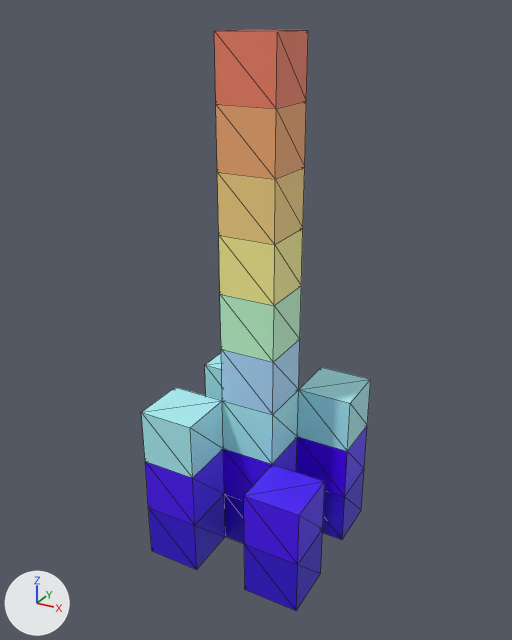
Before and after pictures for a commit that changed the glTF model mxrc_rev/public/model/blocks_3.glb.
The view is the same before and after, from a 50 mm camera at (12.48, -17.43, 17.58) aimed at (1.86, 1.89, 7.92). Every picture has the same lights, and +X, +Y and +Z are marked at lower left. Mesh edges are drawn as thin lines. Vertices at the same position are counted once.
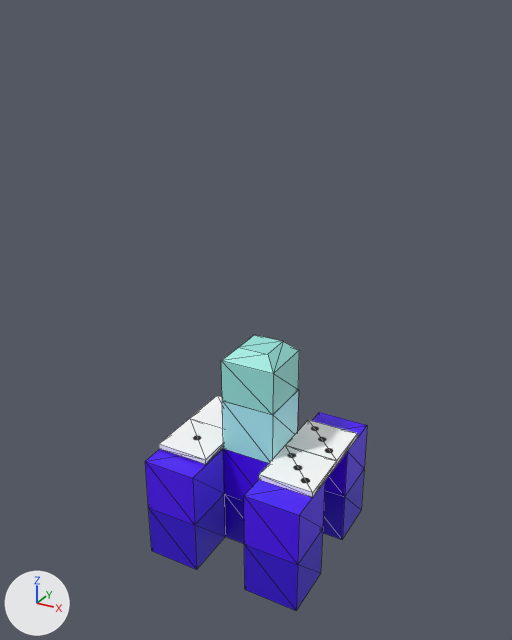
Edits to the bpy script that builds the scene:
```text
Change me_cube_300:
    remove me_cube_300.from_pydata(...)  # 8 vertices, 12 faces; spans x -1.0..1.0, y -1.0..1.0, z 3.0..5.0
    remove me_cube_300.materials.append(mat_pkhg_074)  # cyan #acf3f9
    add me_cube_300.from_pydata(...)  # 8 vertices, 12 faces; spans x -1.0..1.0, y -1.0..1.0, z -1.0..1.0
    me_cube_300 part 1: 8 vertices removed from x -1.0..1.0, y -1.0..1.0, z 3.0..5.0
    me_cube_300 part 2: 8 vertices added at x -1.0..1.0, y -1.0..1.0, z -1.0..1.0, forming a box
    add me_cube_300.materials.append(mat_material_010)  # picture img_dice
Change me_cube_303:
    remove me_cube_303.from_pydata(...)  # 8 vertices, 12 faces; spans x -1.0..1.0, y 3.0..5.0, z 3.0..5.0
    remove me_cube_303.materials.append(mat_pkhg_077)  # cyan #acf3f9
    add me_cube_303.from_pydata(...)  # 12 vertices, 20 faces; spans x -1.0..1.0, y -1.0..1.0, z -1.0..1.0
    me_cube_303 part 9: 12 vertices added at x -1.0..1.0, y -1.0..1.0, z -1.0..1.0
    me_cube_303 part 10: 8 vertices removed from x -1.0..1.0, y 3.0..5.0, z 3.0..5.0
    add me_cube_303.materials.append(mat_material_011)  # cyan #9ae7de
Change me_cube_309:
    remove me_cube_309.from_pydata(...)  # 8 vertices, 12 faces; spans x 1.0..3.0, y 1.0..3.0, z 9.0..11.0
    remove me_cube_309.materials.append(mat_pkhg_083)  # yellow #fdf696
    add me_cube_309.from_pydata(...)  # 8 vertices, 12 faces; spans x -1.0..1.0, y -1.0..1.0, z -1.0..1.0
    me_cube_309 part 3: 8 vertices removed from x 1.0..3.0, y 1.0..3.0, z 9.0..11.0
    me_cube_309 part 4: 8 vertices added at x -1.0..1.0, y -1.0..1.0, z -1.0..1.0, forming a box
    add me_cube_309.materials.append(mat_material_010)  # picture img_dice
Change me_cube_310:
    remove me_cube_310.from_pydata(...)  # 8 vertices, 12 faces; spans x 1.0..3.0, y 1.0..3.0, z 11.0..13.0
    remove me_cube_310.materials.append(mat_pkhg_084)  # beige #f9d685
    add me_cube_310.from_pydata(...)  # 8 vertices, 12 faces; spans x -1.0..1.0, y -1.0..1.0, z -1.0..1.0
    me_cube_310 part 5: 8 vertices removed from x 1.0..3.0, y 1.0..3.0, z 11.0..13.0
    me_cube_310 part 6: 8 vertices added at x -1.0..1.0, y -1.0..1.0, z -1.0..1.0, forming a box
    add me_cube_310.materials.append(mat_material_010)  # picture img_dice
Change me_cube_311:
    remove me_cube_311.from_pydata(...)  # 8 vertices, 12 faces; spans x 1.0..3.0, y 1.0..3.0, z 13.0..15.0
    remove me_cube_311.materials.append(mat_pkhg_087)  # orange #f7ad73
    add me_cube_311.from_pydata(...)  # 8 vertices, 12 faces; spans x -1.0..1.0, y -1.0..1.0, z -1.0..1.0
    me_cube_311 part 7: 8 vertices removed from x 1.0..3.0, y 1.0..3.0, z 13.0..15.0
    me_cube_311 part 8: 8 vertices added at x -1.0..1.0, y -1.0..1.0, z -1.0..1.0, forming a box
    add me_cube_311.materials.append(mat_material_010)  # picture img_dice
Change ob_cube_002:
    ob_cube_002.location: (0.0, 0.0, 0.0) -> (0.01, 0.81, 3.16)
    ob_cube_002.rotation_euler: (0.0, 0.0, 0.0) -> (-1.571, 0.0, 0.0)  # degrees (0, 0, 0) -> degrees (-90, 0, 0)
    ob_cube_002.scale: (1.0, 1.0, 1.0) -> (1.0, 0.1, 1.0)
Change ob_cube_005:
    ob_cube_005.location: (0.0, 0.0, 0.0) -> (2.0, 1.99, 6.0)
Remove ob_cube_009:
    ob_cube_009 = bpy.data.objects.new('Cube.009', me_cube_307)
Remove ob_cube_010:
    ob_cube_010 = bpy.data.objects.new('Cube.010', me_cube_308)
Change ob_cube_011:
    ob_cube_011.location: (0.0, 0.0, 0.0) -> (3.99, 3.0, 3.1)
    ob_cube_011.rotation_euler: (0.0, 0.0, 0.0) -> (1.574, -1.571, 0.0)  # degrees (0, 0, 0) -> degrees (90, -90, 0)
    ob_cube_011.scale: (1.0, 1.0, 1.0) -> (0.1, 1.0, 1.0)
Change ob_cube_012:
    ob_cube_012.location: (0.0, 0.0, 0.0) -> (4.0, 1.0, 3.1)
    ob_cube_012.rotation_euler: (0.0, 0.0, 0.0) -> (-1.567, -1.571, 0.0)  # degrees (0, 0, 0) -> degrees (-90, -90, 0)
    ob_cube_012.scale: (1.0, 1.0, 1.0) -> (0.1, 1.0, 1.0)
Change ob_cube_013:
    ob_cube_013.location: (0.0, 0.0, 0.0) -> (0.01, 2.81, 3.16)
    ob_cube_013.rotation_euler: (0.0, 0.0, 0.0) -> (-1.571, 0.0, 0.0)  # degrees (0, 0, 0) -> degrees (-90, 0, 0)
    ob_cube_013.scale: (1.0, 1.0, 1.0) -> (1.0, 0.1, 1.0)
Remove ob_cube_014:
    ob_cube_014 = bpy.data.objects.new('Cube.014', me_cube_312)
Remove ob_cube_019:
    ob_cube_019 = bpy.data.objects.new('Cube.019', me_cube_317)
```

Location of each change, (x1, y1, x2, y2) in pixels of the pictures (512 x 640 px):
'Cube.012', reshaped, moved, turned, rescaled
    before: (217, 167, 305, 245)
    after: (259, 446, 337, 498)
'Cube.014', deleted (red)
    before: (214, 29, 308, 108)
'Cube.013', reshaped, moved, turned, rescaled
    before: (216, 101, 306, 179)
    after: (190, 395, 223, 428)
'Cube.011', reshaped, moved, turned, rescaled
    before: (219, 229, 303, 305)
    after: (285, 420, 358, 466)
'Cube.002', reshaped, moved, turned, rescaled
    before: (141, 387, 223, 478)
    after: (159, 418, 223, 464)
'Cube.005', reshaped, moved
    before: (205, 353, 222, 400)
    after: (221, 335, 299, 415)
'Cube.019', deleted (cyan)
    before: (297, 367, 371, 451)
'Cube.010', deleted (green)
    before: (220, 286, 301, 362)
'Cube.009', deleted (blue)
    before: (221, 340, 300, 415)
part 1 of me_cube_300, deleted (cyan)
    before: (141, 387, 223, 478)
part 2 of me_cube_300, added
    after: (159, 418, 223, 464)
part 3 of me_cube_309, deleted (yellow)
    before: (219, 229, 303, 305)
part 4 of me_cube_309, added
    after: (285, 420, 358, 466)
part 5 of me_cube_310, deleted (orange)
    before: (217, 167, 305, 245)
part 6 of me_cube_310, added
    after: (259, 446, 337, 498)
part 7 of me_cube_311, deleted (orange)
    before: (216, 101, 306, 179)
part 8 of me_cube_311, added
    after: (190, 395, 223, 428)
part 9 of me_cube_303, added (cyan)
    after: (221, 335, 299, 415)
part 10 of me_cube_303, deleted (cyan)
    before: (205, 353, 222, 400)
